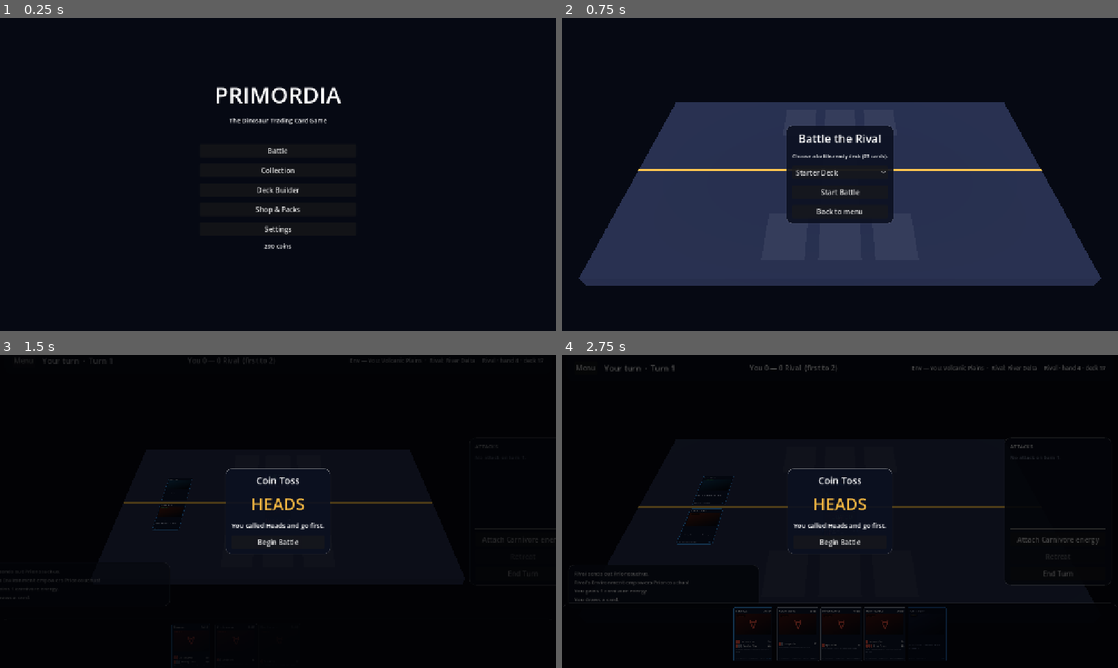
Above: before the commit, frames 1-4 (two rows, left to right).
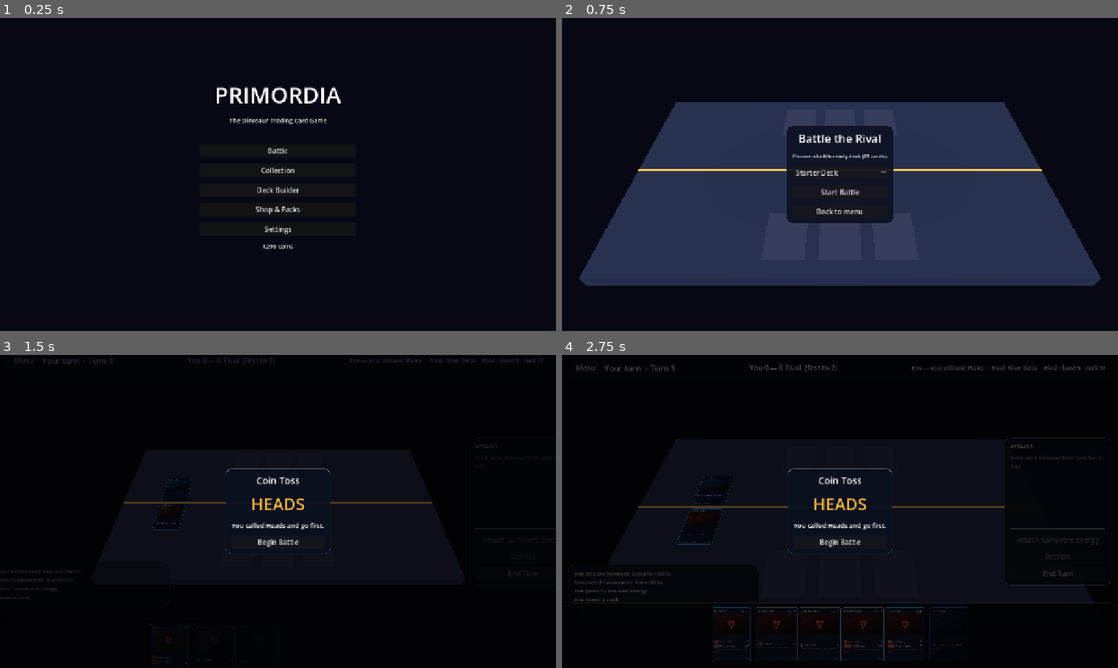
Above: after the commit, the same moments.

Repository: mjneverdie23-cell/tcg-game
Game: Godot game, scene res://scenes/menus/main_menu.tscn
Two runs of this game, one before a commit and one after it. Both use one fixed random seed, a clock stepped at 60 frames per second and the inputs below.
Inputs (mouse positions are in pixels of both pictures, inside the frame that each line leads up to):
- Up to frame 1 (0.25 s): no input
- Up to frame 2 (0.75 s): click "Battle" at 0.5 s
- Up to frame 3 (1.5 s): click "Start Battle" at 1.25 s
- Up to frame 4 (2.75 s): click (1056, 539) at 2 s, where only the run before the commit has a clickable "Attach Carnivore energy"

The runs differ from the first frame. In frame 1, less than 0.1% of the frame differs, in the area x 47-53%, y 72-74%; in frame 2, nothing differs; in frame 3, less than 0.1%; in frame 4, 1.0%, in the area x 2-97%, y 3-98%.

Commit message:
Field the Active in-turn, fix pack reveal freeze, +1000 coins
1. The Active dinosaur was still placed for both sides during setup, so the
   rival's front line was visible before it had taken a turn. Setup now
   places only each player's Environment. A player whose Active slot is
   empty may do exactly one thing on their turn — field a basic — enforced
   by an early return in get_legal_actions(); place_basic fills the Active
   slot first, then the bench. Attacks are illegal while the opposing side
   is empty, the AI fields an Environment-matching Active first, and the
   between-turns checkup and paralysis clearing no longer assume an Active
   exists.

2. Pack reveal froze after the first card because the click landed on the
   card itself: RevealColumn and RevealRow are containers (default
   MOUSE_FILTER_STOP) and each card holder was a bare Control (also STOP),
   so the event never reached the backdrop that advances the sequence.
   The whole chain above the backdrop is now MOUSE_FILTER_IGNORE, so a
   click or swipe anywhere — card included — reveals the next card.

3. Coins: SAVE_VERSION 3 grants existing profiles +1000 on load (stacking
   with the earlier +140 for pre-v2 saves); new profiles start at 1290.

Co-Authored-By: Claude Fable 5 <noreply@anthropic.com>
Claude-Session: https://claude.ai/code/session_017Hf6pSpxwJY3Yv9KAXDSxV

Diff:
--- a/godot/autoload/player_data.gd
+++ b/godot/autoload/player_data.gd
@@ -9,11 +9,13 @@
 signal decks_changed
 
 const SAVE_PATH := "user://save.json"
-const SAVE_VERSION := 2
-const STARTING_COINS := 290
+const SAVE_VERSION := 3
+const STARTING_COINS := 1290
 ## One-off top-up applied when loading a save written before SAVE_VERSION 2,
 ## so existing profiles can afford a premium pack like new ones can.
 const V2_COIN_GRANT := 140
+## Version 3 top-up, so an existing profile has room to open several packs.
+const V3_COIN_GRANT := 1000
 const DAILY_PACK_COOLDOWN_SECONDS := 24 * 60 * 60
 
 ## card_id -> copies owned.
@@ -124,8 +126,13 @@
 
 ## Applies upgrades for saves written by an older SAVE_VERSION.
 func _migrate_save(loaded_version: int) -> void:
+	var granted := 0
 	if loaded_version < 2:
-		coins += V2_COIN_GRANT
+		granted += V2_COIN_GRANT
+	if loaded_version < 3:
+		granted += V3_COIN_GRANT
+	if granted > 0:
+		coins += granted
 		coins_changed.emit(coins)
 		save_game()
 
--- a/godot/scenes/battle/battle.gd
+++ b/godot/scenes/battle/battle.gd
@@ -241,7 +241,8 @@
 	_fill_hand(your_turn)
 	_fill_attacks(your_turn)
 	%EndTurnButton.disabled = not your_turn
-	var can_attach := your_turn and _engine.players[0].energy_budget > 0
+	var can_attach := your_turn and _engine.get_legal_actions().any(
+		func(action: Dictionary) -> bool: return action["type"] == "attach")
 	%EnergyButton.text = "Attach %s energy" % CardStyle.type_display_name(
 		_engine.players[0].element)
 	%EnergyButton.disabled = not can_attach
@@ -343,9 +344,14 @@
 			break
 	if not has_attack:
 		var hint := Label.new()
-		hint.text = (
-			"No attack on turn 1." if _engine.turn_number < 2
-			else "Not enough energy attached.")
+		if _engine.players[0].active == null:
+			hint.text = "Send out a dinosaur from your hand first."
+		elif _engine.players[1].active == null:
+			hint.text = "The rival has not fielded a dinosaur yet."
+		elif _engine.turn_number < 2:
+			hint.text = "No attack on turn 1."
+		else:
+			hint.text = "Not enough energy attached."
 		hint.add_theme_font_size_override("font_size", 12)
 		hint.add_theme_color_override("font_color", CardStyle.TEXT_DIM)
 		hint.autowrap_mode = TextServer.AUTOWRAP_WORD_SMART
--- a/godot/scenes/shop/shop.gd
+++ b/godot/scenes/shop/shop.gd
@@ -209,6 +209,10 @@
 
 func _make_reveal_card(card: CardData, card_scale: float) -> Control:
 	var holder := Control.new()
+	# A bare Control defaults to MOUSE_FILTER_STOP, which swallowed clicks
+	# landing on the revealed card — the natural place to click — so the
+	# sequence froze after the first card.
+	holder.mouse_filter = Control.MOUSE_FILTER_IGNORE
 	holder.custom_minimum_size = CardStyle.BASE_SIZE * card_scale
 	var face: CardFace = CARD_FACE_SCENE.instantiate()
 	face.scale = Vector2(card_scale, card_scale)
--- a/godot/scenes/shop/shop.tscn
+++ b/godot/scenes/shop/shop.tscn
@@ -96,14 +96,15 @@
 anchor_bottom = 1.0
 grow_horizontal = 2
 grow_vertical = 2
-mouse_filter = 1
+mouse_filter = 2
 
 [node name="RevealBox" type="PanelContainer" parent="RevealPanel/RevealCenter"]
 layout_mode = 2
-mouse_filter = 1
+mouse_filter = 2
 
 [node name="RevealColumn" type="VBoxContainer" parent="RevealPanel/RevealCenter/RevealBox"]
 layout_mode = 2
+mouse_filter = 2
 theme_override_constants/separation = 14
 
 [node name="RevealTitle" type="Label" parent="RevealPanel/RevealCenter/RevealBox/RevealColumn"]
@@ -116,6 +117,7 @@
 [node name="RevealRow" type="HBoxContainer" parent="RevealPanel/RevealCenter/RevealBox/RevealColumn"]
 unique_name_in_owner = true
 layout_mode = 2
+mouse_filter = 2
 theme_override_constants/separation = 12
 
 [node name="DoneButton" type="Button" parent="RevealPanel/RevealCenter/RevealBox/RevealColumn"]
--- a/godot/scripts/ai/battle_ai.gd
+++ b/godot/scripts/ai/battle_ai.gd
@@ -24,6 +24,9 @@
 ## priority order; the first non-empty candidate wins.
 func choose_action(engine: BattleEngine) -> Dictionary:
 	var actions := engine.get_legal_actions()
+	# With an empty Active slot, fielding one is the only legal move.
+	if engine.players[engine.current].active == null:
+		return _pick_opening_active(engine, actions)
 	var candidates: Array[Dictionary] = [
 		_pick_ko_attack(engine, actions),
 		_pick_development(engine, actions),
@@ -39,6 +42,26 @@
 	return {"type": "end_turn"}
 
 
+## The opening Active: prefer a basic matching our Environment (its passive
+## buff only applies to a matching Active), then the toughest body.
+func _pick_opening_active(engine: BattleEngine, actions: Array[Dictionary]) -> Dictionary:
+	var me := engine.players[engine.current]
+	var env_type := -1
+	if me.environment_id != "":
+		env_type = (GameData.get_card(me.environment_id) as FieldCardData).dino_type
+	var best: Dictionary = {}
+	var best_score := -1
+	for action: Dictionary in actions:
+		if action["type"] != "place_basic":
+			continue
+		var card := GameData.get_card(me.hand[action["hand"]]) as DinoCardData
+		var score := card.hp + (500 if card.dino_type == env_type else 0)
+		if score > best_score:
+			best_score = score
+			best = action
+	return best if not best.is_empty() else {"type": "end_turn"}
+
+
 ## Evolutions always; bench a reserve basic while below the target.
 func _pick_development(engine: BattleEngine, actions: Array[Dictionary]) -> Dictionary:
 	for action: Dictionary in actions:
@@ -61,6 +84,8 @@
 ## A KO-securing attack with the least overkill, if any.
 func _pick_ko_attack(engine: BattleEngine, actions: Array[Dictionary]) -> Dictionary:
 	var defender := engine.players[engine.opponent_of(engine.current)].active
+	if defender == null:
+		return {}
 	var remaining := engine.max_hp_of(defender) - defender.damage
 	var best: Dictionary = {}
 	var best_damage := 0
@@ -99,6 +124,8 @@
 ## has attached right now — a fair, non-psychic estimate).
 func _incoming_threat(engine: BattleEngine) -> int:
 	var opponent := engine.opponent_of(engine.current)
+	if engine.players[opponent].active == null:
+		return 0
 	var threat := 0
 	for a: int in engine.affordable_attacks(opponent):
 		threat = maxi(threat, engine.preview_damage_for(opponent, a))
@@ -112,6 +139,8 @@
 	if _incoming_threat(engine) < remaining:
 		return false
 	var defender := engine.players[engine.opponent_of(engine.current)].active
+	if defender == null:
+		return false  # nothing can hit us yet
 	var their_remaining := engine.max_hp_of(defender) - defender.damage
 	for a: int in engine.affordable_attacks(engine.current):
 		if engine.preview_damage(a) >= their_remaining:
--- a/godot/scripts/battle/battle_engine.gd
+++ b/godot/scripts/battle/battle_engine.gd
@@ -8,9 +8,9 @@
 ## - 23-card decks (validated by DeckRules). Coin flip assigns Heads/Tails
 ##   and the first turn. Both players draw 6, redrawing until the hand holds
 ##   at least one Dinosaur and one Environment.
-## - Setup: each player places one Environment on their side and one basic
-##   Dinosaur into the Active slot (Environment synergy applies when types
-##   match). Back slots are filled later, by each player on their own turn.
+## - Setup places only each player's Environment. Every dinosaur — the
+##   Active included — is fielded by its owner during their own turn, so
+##   neither side sees the other develop before acting.
 ## - Energy is auto-generated: 1 unit of the player's element per turn,
 ##   attachable to one dinosaur. Attack costs are paid by energy count.
 ## - Every turn begins with a draw. Turn 1 (the player who won the toss):
@@ -100,6 +100,16 @@
 	if is_over():
 		return actions
 	var player := players[current]
+
+	# A player with an empty Active slot must field a dinosaur first.
+	if player.active == null:
+		for i in range(player.hand.size()):
+			var card := GameData.get_card(player.hand[i])
+			if card is DinoCardData and (card as DinoCardData).stage == 1:
+				actions.append({"type": "place_basic", "hand": i})
+		if actions.is_empty():
+			actions.append({"type": "end_turn"})  # nothing to field this turn
+		return actions
 
 	if player.energy_budget > 0:
 		for t in range(player.dinos_in_play().size()):
@@ -169,6 +179,8 @@
 func _add_attack_actions(actions: Array[Dictionary], player: BattlePlayerState) -> void:
 	if turn_number < 2:
 		return  # the starting player cannot attack on turn 1
+	if players[opponent_of(current)].active == null:
+		return  # nothing on the other side to hit yet
 	if player.active.has_status(STATUS_ASLEEP) or player.active.has_status(STATUS_PARALYZED):
 		return
 	for a: int in affordable_attacks(current):
@@ -218,6 +230,14 @@
 func _do_place_basic(hand_index: int) -> void:
 	var player := players[current]
 	var id: String = player.hand.pop_at(hand_index)
+	if player.active == null:
+		player.active = DinoInPlay.new(id, turn_number)
+		_log("%s sends out %s." % [_name(current), _card_name(id)])
+		if player.environment_id != "":
+			var env := GameData.get_card(player.environment_id) as FieldCardData
+			if (GameData.get_card(id) as DinoCardData).dino_type == env.dino_type:
+				_log("%s's Environment empowers %s!" % [_name(current), _card_name(id)])
+		return
 	player.bench.append(DinoInPlay.new(id, turn_number))
 	_log("%s benches %s." % [_name(current), _card_name(id)])
 
@@ -362,7 +382,7 @@
 	if is_over():
 		return
 	players[current].damage_boost = 0
-	if players[current].active.has_status(STATUS_PARALYZED):
+	if players[current].active != null and players[current].active.has_status(STATUS_PARALYZED):
 		players[current].active.statuses.erase(STATUS_PARALYZED)
 		_log("%s's %s recovers from paralysis." % [
 			_name(current), _card_name(players[current].active.card_id)])
@@ -376,6 +396,8 @@
 func _checkup() -> void:
 	for index in range(2):
 		var active := players[index].active
+		if active == null:
+			continue  # this player has not fielded an Active yet
 		if active.has_status(STATUS_POISONED):
 			active.damage += POISON_DAMAGE
 			_log("%s takes %d poison damage." % [_card_name(active.card_id), POISON_DAMAGE])
@@ -494,8 +516,9 @@
 		player.draw(OPENING_HAND)
 
 
-## Setup: place the Environment, the best Active (preferring Environment
-## synergy, then HP) and up to 3 more basics on the Back slots.
+## Setup places only this player's Environment — preferring the one whose
+## type matches the most basics in hand. Dinosaurs, including the Active,
+## are fielded by their owner on their own turn.
 func _auto_setup(player: BattlePlayerState, index: int) -> void:
 	var environments: Array[String] = []
 	var basics: Array[String] = []
@@ -506,7 +529,6 @@
 		elif card is DinoCardData and (card as DinoCardData).stage == 1:
 			basics.append(id)
 
-	# Prefer the Environment whose type matches the most basics in hand.
 	var best_env := environments[0]
 	var best_matches := -1
 	for env_id: String in environments:
@@ -520,27 +542,7 @@
 			best_env = env_id
 	player.environment_id = best_env
 	player.hand.erase(best_env)
-	var env_card := GameData.get_card(best_env) as FieldCardData
-	_log("%s sets Environment: %s." % [_name(index), env_card.display_name])
-
-	basics.sort_custom(func(a: String, b: String) -> bool:
-		var card_a := GameData.get_card(a) as DinoCardData
-		var card_b := GameData.get_card(b) as DinoCardData
-		var match_a := 1 if card_a.dino_type == env_card.dino_type else 0
-		var match_b := 1 if card_b.dino_type == env_card.dino_type else 0
-		if match_a != match_b:
-			return match_a > match_b
-		return card_a.hp > card_b.hp)
-
-	player.active = DinoInPlay.new(basics[0], 0)
-	player.hand.erase(basics[0])
-	_log("%s sends out %s." % [_name(index), _card_name(player.active.card_id)])
-	if (GameData.get_card(player.active.card_id) as DinoCardData).dino_type \
-			== env_card.dino_type:
-		_log("%s's Environment empowers %s!" % [
-			_name(index), _card_name(player.active.card_id)])
-	# Back slots stay empty here: a player fills their own bench during their
-	# own turn, so neither side sees the other develop before acting.
+	_log("%s sets Environment: %s." % [_name(index), _card_name(best_env)])
 
 
 func _search_basic_dino(player: BattlePlayerState) -> void:
